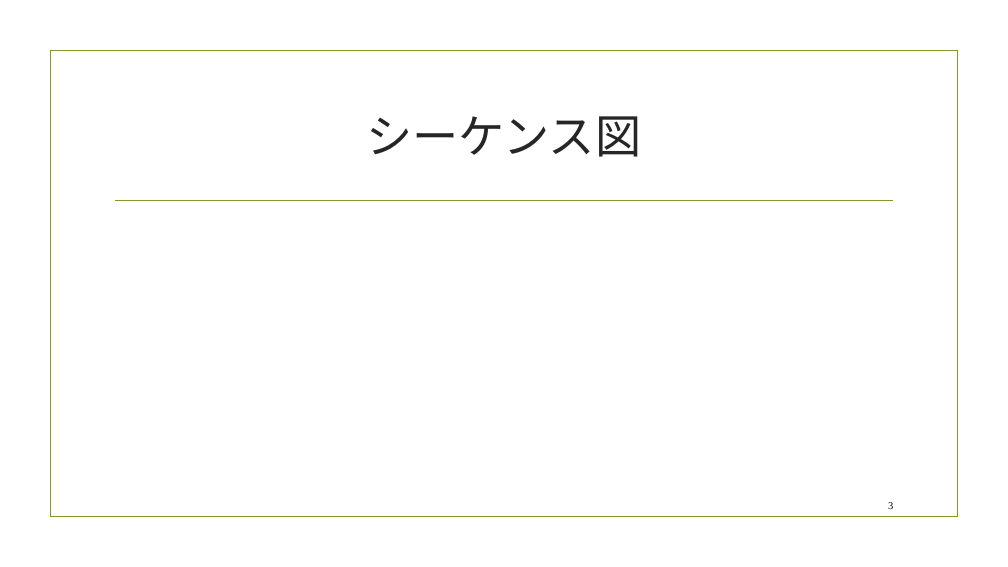
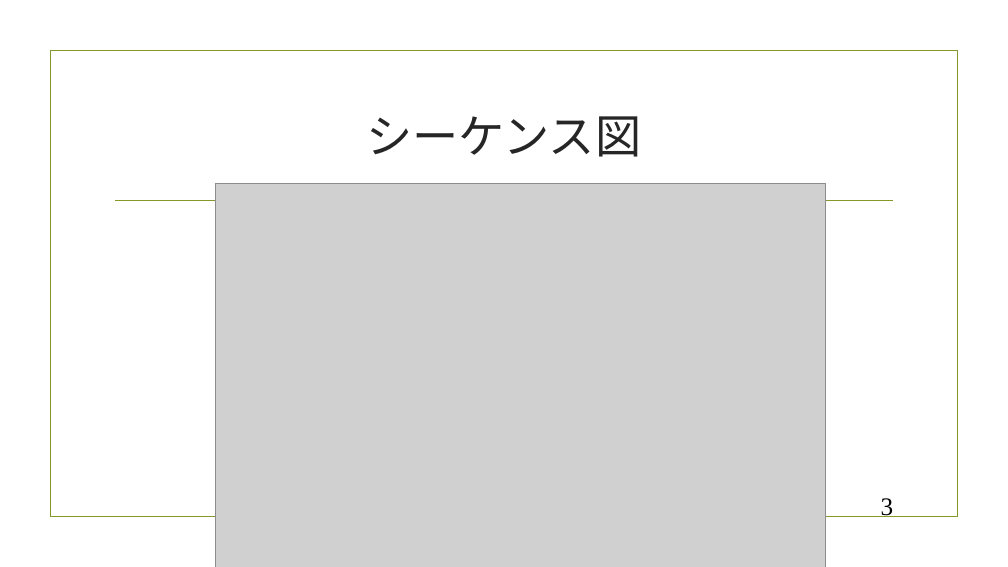
Before and after one commit to sho33/netprog2017-Final, a slide deck: slide 3 of netpro説明資料.pptx. Drawn at 1008x567 pixels with LibreOffice and Linux fonts; fonts in the diff are those of the drawing; grey boxes stand for pictures; background and template pictures are left out. Boxes give left, top, right and bottom in pixels: in the first picture for what was removed or moved away, otherwise in the second. Text is boxed around its words. In the diff, an @@ line names an element or a change of style, - is before the commit and + after.

```diff
--- a/netpro説明資料.pptx
+++ b/netpro説明資料.pptx
@@ picture added at box(216, 184, 826, 567) @@
@@ page number at box(881, 498, 894, 517): size 10 to 24 pt @@
```
Also in this commit, not shown: 3 other slides changed, 3 other files.
